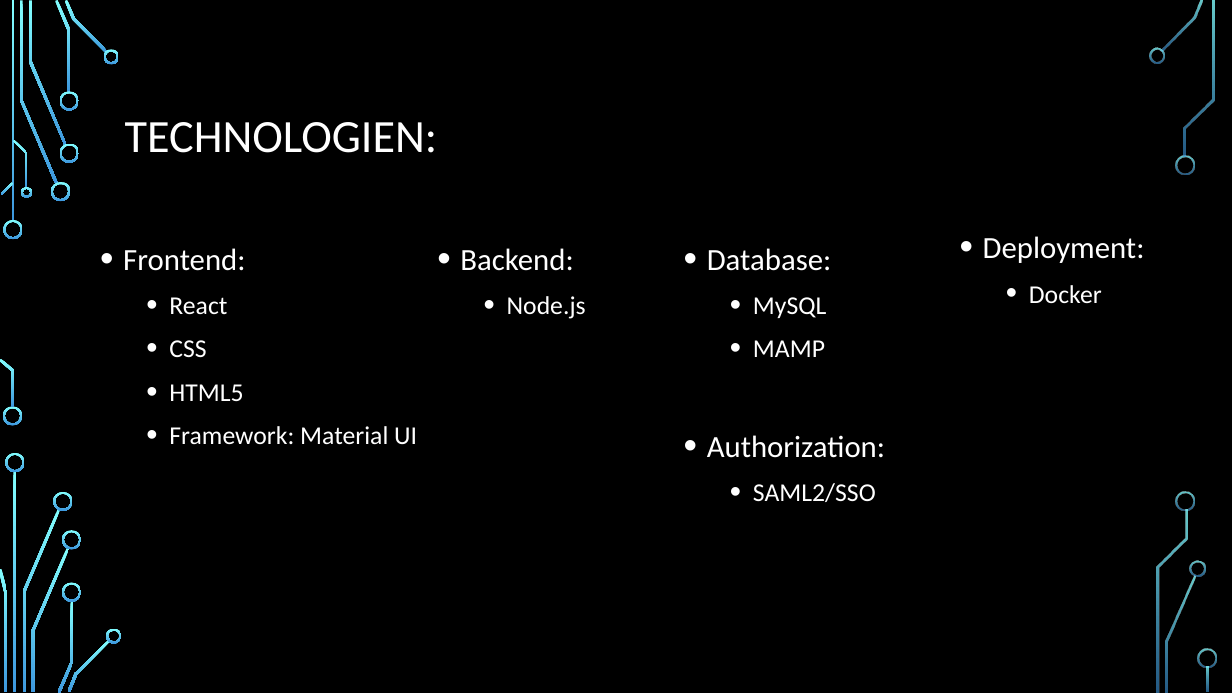
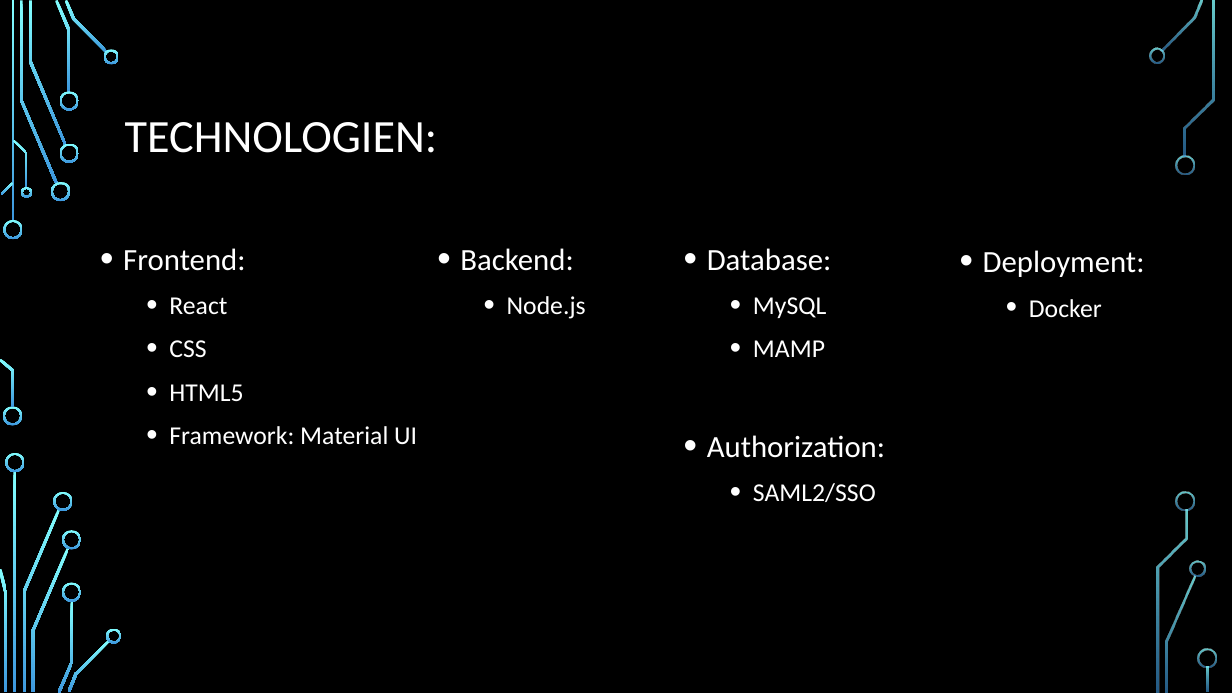
Before and after one commit to carinaw13/WT-Project, a slide deck: slide 3 of vereinswebseite/Präsentation/Präsentation_Vereinswebseite.pptx. Drawn at 1232x693 pixels with LibreOffice and Linux fonts; fonts in the diff are those of the drawing; background and template pictures are left out. Boxes give left, top, right and bottom in pixels: in the first picture for what was removed or moved away, otherwise in the second. Text is boxed around its words. In the diff, an @@ line names an element or a change of style, - is before the commit and + after.

Commit message:
präsentation

```diff
--- a/vereinswebseite/Präsentation/Präsentation_Vereinswebseite.pptx
+++ b/vereinswebseite/Präsentation/Präsentation_Vereinswebseite.pptx
@@ text "Deployment:": place and size @@
-text "Deployment:" at box(983, 236, 1145, 303)
+text "Deployment:" at box(983, 250, 1145, 317)
```
